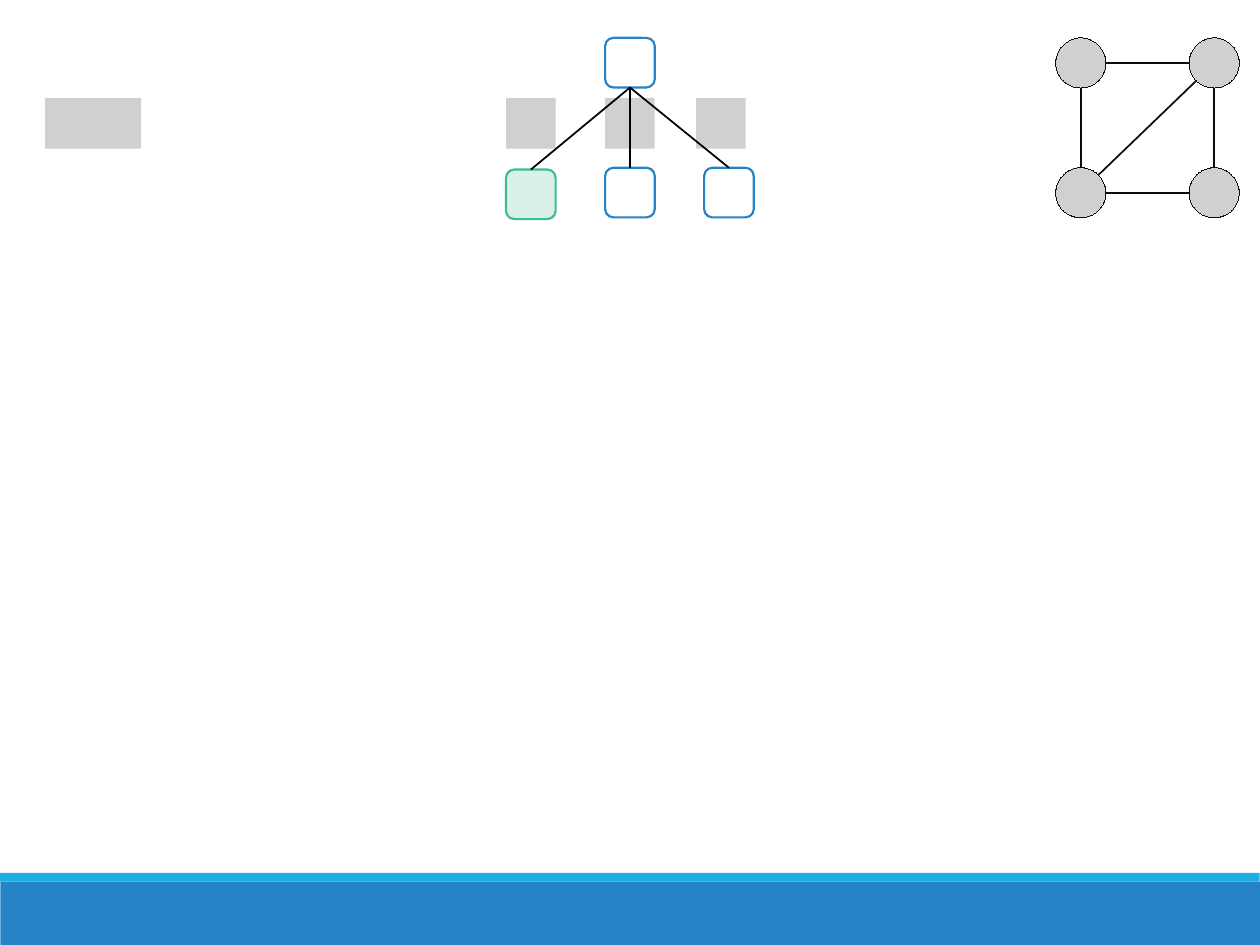
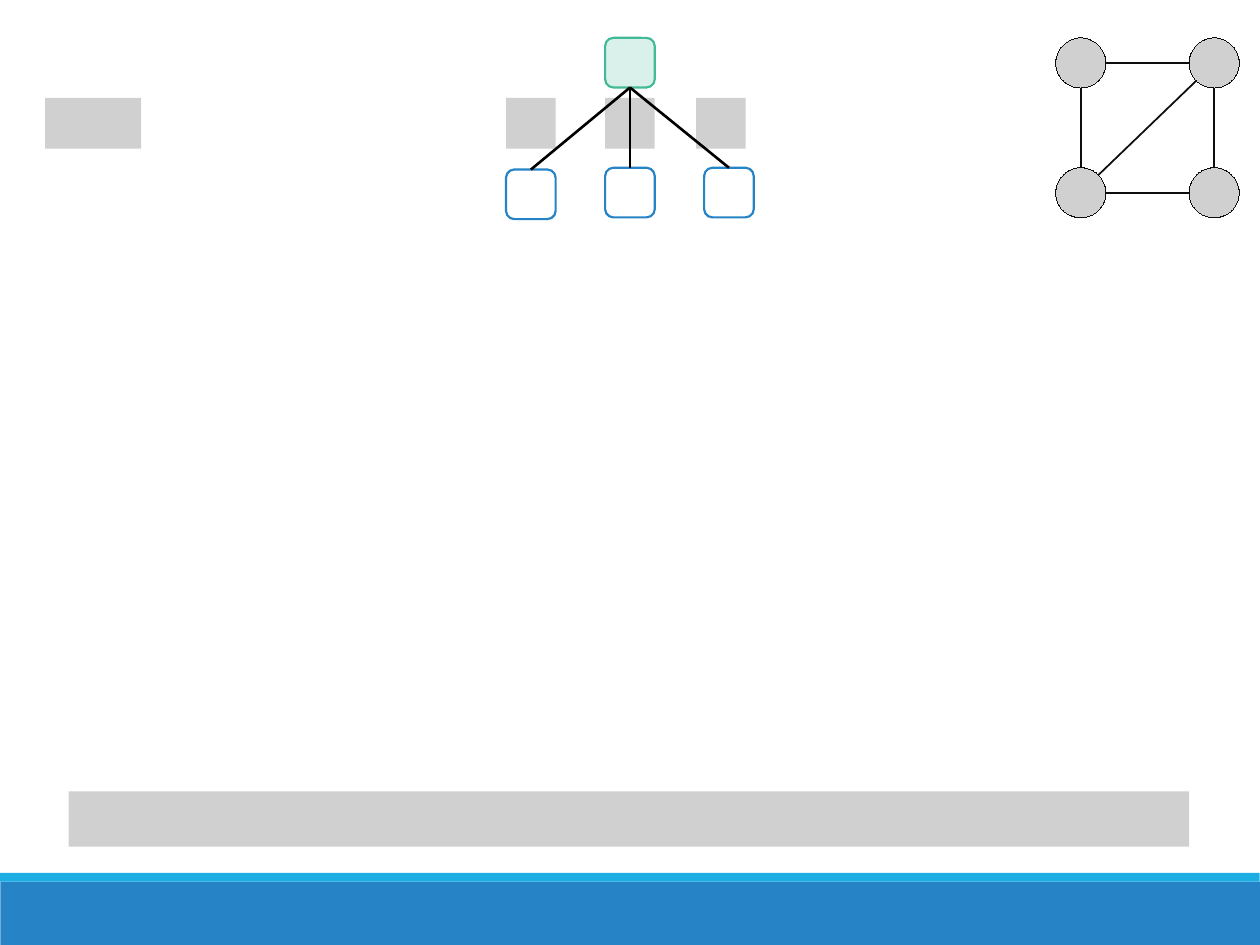
Before and after one commit to chris-carstens/2020-2, a slide deck: slide 52 of Clases/14 - Backtracking/Backtracking.pptx (slide 51 before the commit). Drawn at 1260x945 pixels with LibreOffice and Linux fonts; fonts in the diff are those of the drawing; grey boxes stand for pictures. Boxes give left, top, right and bottom in pixels: in the first picture for what was removed or moved away, otherwise in the second. Text is boxed around its words. In the diff, an @@ line names an element or a change of style, - is before the commit and + after.

```diff
--- a/Clases/14 - Backtracking/Backtracking.pptx
+++ b/Clases/14 - Backtracking/Backtracking.pptx
@@ rounded rectangle at (605, 38, 654, 87): fill #FFFFFF to #D9F1EA; outline #2683C6 1.25 pt to #42BA97 1.25 pt @@
@@ line (630, 87) - (530, 170): stroke #000000 1 pt to #000000 1.5 pt @@
@@ line (630, 87) - (630, 168): stroke #000000 1 pt to #000000 1.5 pt @@
@@ line (630, 87) - (730, 168): stroke #000000 1 pt to #000000 1.5 pt @@
@@ rounded rectangle at (507, 170, 556, 219): fill #D9F1EA to #FFFFFF; outline #42BA97 1.25 pt to #2683C6 1.25 pt @@
@@ picture added at (68, 791, 1188, 847) @@
```
Also in this commit, not shown: 19 other slides changed, 4 slides added, 3 other files.
